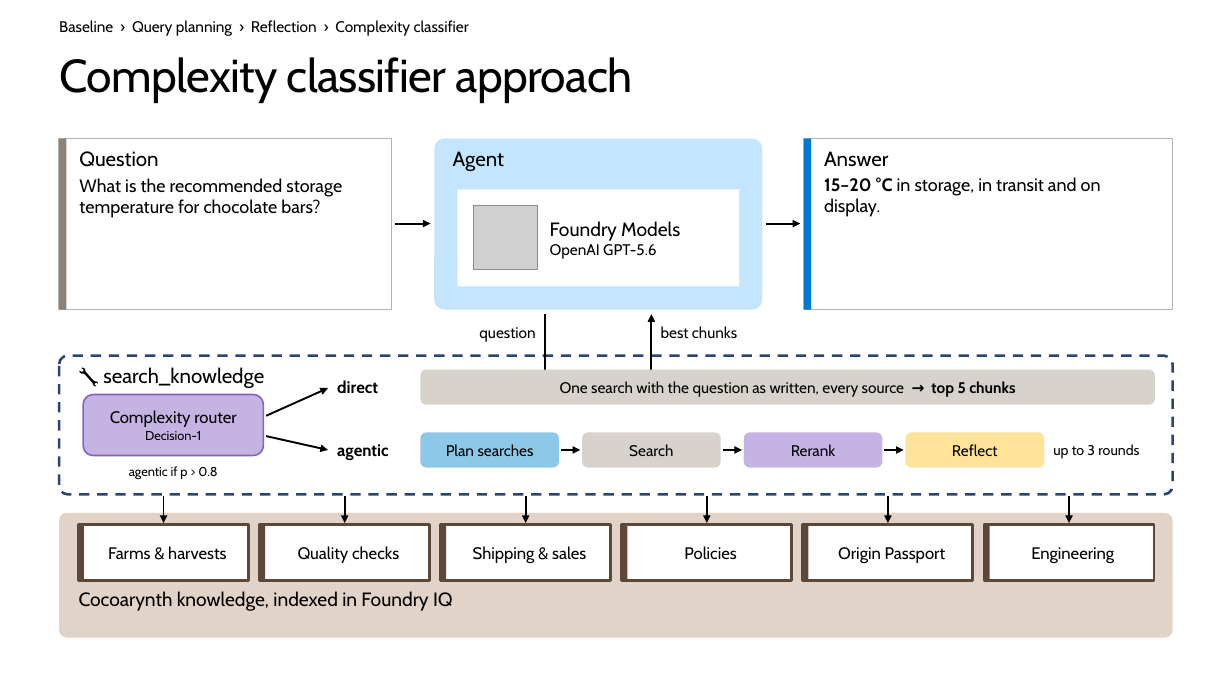
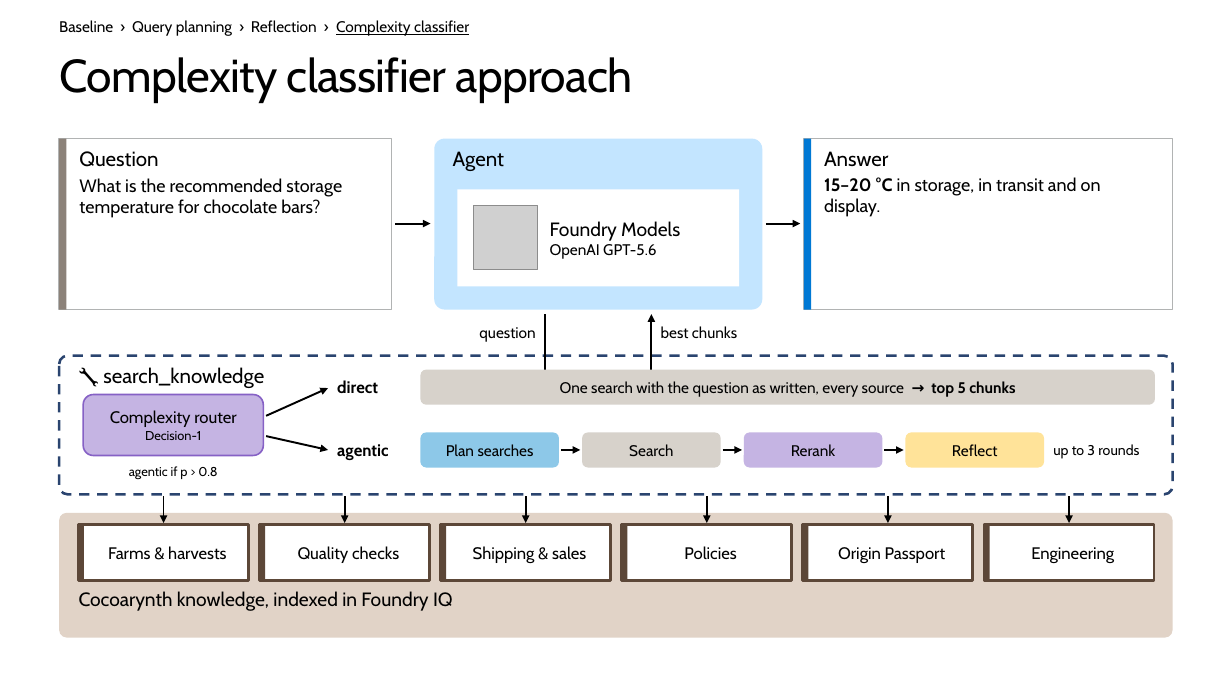
Before and after one commit to microsoft/ignite26-BRK300-building-agentic-retrieval-from-diy-to-foundry-iq, a slide deck: slide 24 of IgniteBRK300-WorkingDeck.pptx (slide 23 before the commit). Drawn at 1232x693 pixels with LibreOffice and Linux fonts; fonts in the diff are those of the drawing; grey boxes stand for pictures; background and template pictures are left out. Boxes give left, top, right and bottom in pixels: in the first picture for what was removed or moved away, otherwise in the second. Text is boxed around its words. In the diff, an @@ line names an element or a change of style, - is before the commit and + after.

```diff
--- a/IgniteBRK300-WorkingDeck.pptx
+++ b/IgniteBRK300-WorkingDeck.pptx
@@ text "Baseline › Query planning › ..." at <box>59,20,469,36</box>: underline on in "Complexity classifier" @@
```
Also in this commit, not shown: 11 other slides changed, 4 slides added, 4 slides removed, 7 other files.
